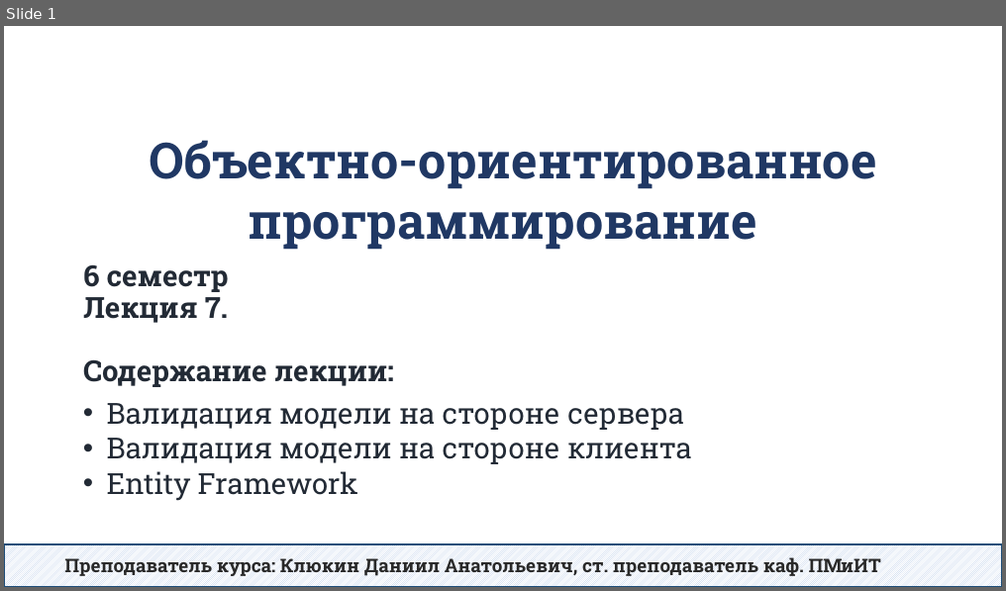
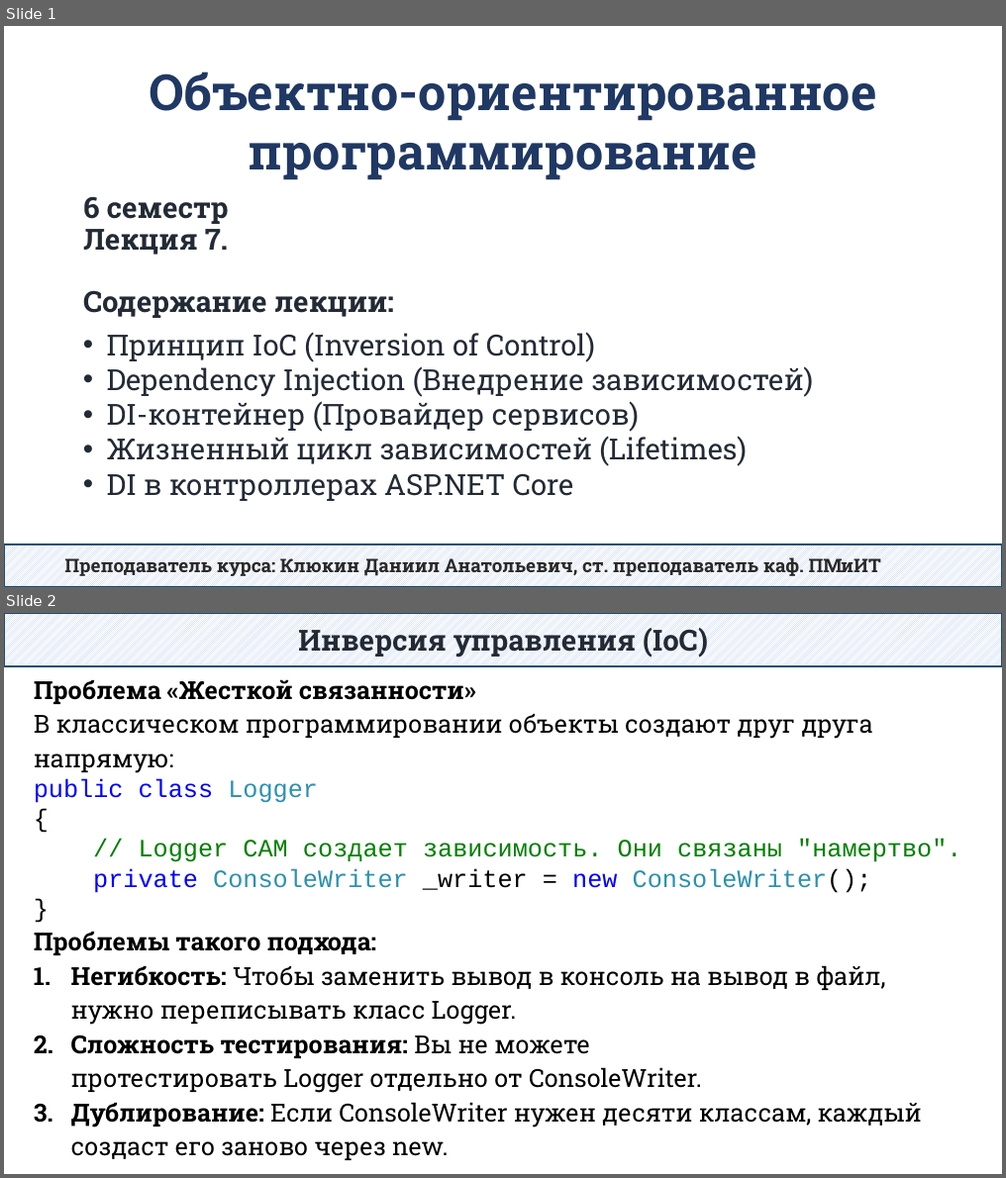
Before and after one commit to DaniilKlyukin/OOP-6, a slide deck: Лекции/ООП 2 лек 7.pptx. Shown one above the other, each under a label of ours: slide 1 before the commit, slides 1 and 2 after it. The pictures are 1006x591 and 1006x1178 pixels, drawn with LibreOffice and Linux fonts; fonts in the diff are those of the drawing. Boxes give left, top, right and bottom in pixels: in the first picture for what was removed or moved away, otherwise in the second. Text is boxed around its words. In the diff, an @@ line names an element or a change of style, - is before the commit and + after.

```diff
--- a/Лекции/ООП 2 лек 7.pptx
+++ b/Лекции/ООП 2 лек 7.pptx
@@ slide 2 added at (4, 613, 1002, 1174), background #FFFFFF @@
@@ rectangle added at (4, 613, 1002, 666), fill pattern #B4C7E7 on #FFFFFF, outline #1F4E79 1.25 pt, 28 pt, text #222A35, bold @@
+Инверсия управления (IoC)
@@ text added at (34, 679, 961, 1160), 24 pt, text #000000 @@
+Проблема «Жесткой связанности»
+В классическом программировании объекты создают друг друга напрямую:
+public class Logger
+{
+// Logger САМ создает зависимость. Они связаны "намертво".
+private ConsoleWriter _writer = new ConsoleWriter();
+}
+Проблемы такого подхода:
+1. Негибкость: Чтобы заменить вывод в консоль на вывод в файл, нужно переписывать класс Logger.
+2. Сложность тестирования: Вы не можете протестировать Logger отдельно от ConsoleWriter.
+3. Дублирование: Если ConsoleWriter нужен десяти классам, каждый создаст его заново через new.
@@ slide 1 changed as well @@
@@ text "Объектно-ориентированное программирование": place and size @@
-text "Объектно-ориентированное программирование" at (149, 140, 876, 250)
+text "Объектно-ориентированное программирование" at (149, 72, 876, 180)
@@ title "6 семестр Лекция 7. Содержание ...": place and size @@
-title "6 семестр Лекция 7. Содержание ..." at (83, 265, 394, 387)
+title "6 семестр Лекция 7. Содержание ..." at (83, 196, 394, 318)
@@ text at (107, 332, 813, 501): text changed @@
-• Валидация модели на стороне сервера
-• Валидация модели на стороне клиента
-• Entity Framework
+• Принцип IoC (Inversion of Control)
+• Dependency Injection (Внедрение зависимостей)
+• DI-контейнер (Провайдер сервисов)
+• Жизненный цикл зависимостей (Lifetimes)
+• DI в контроллерах ASP.NET Core
```
Also in this commit, not shown: 25 other slides added, 47 slides removed.
